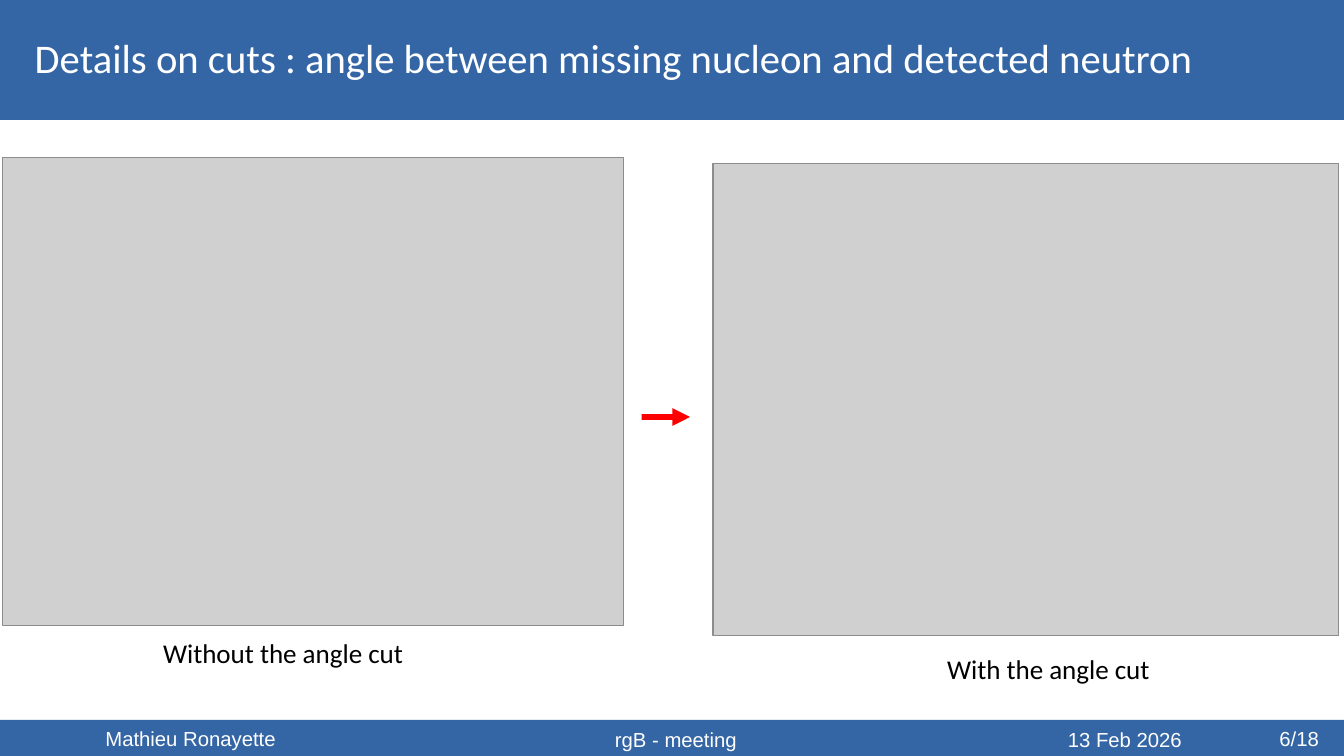
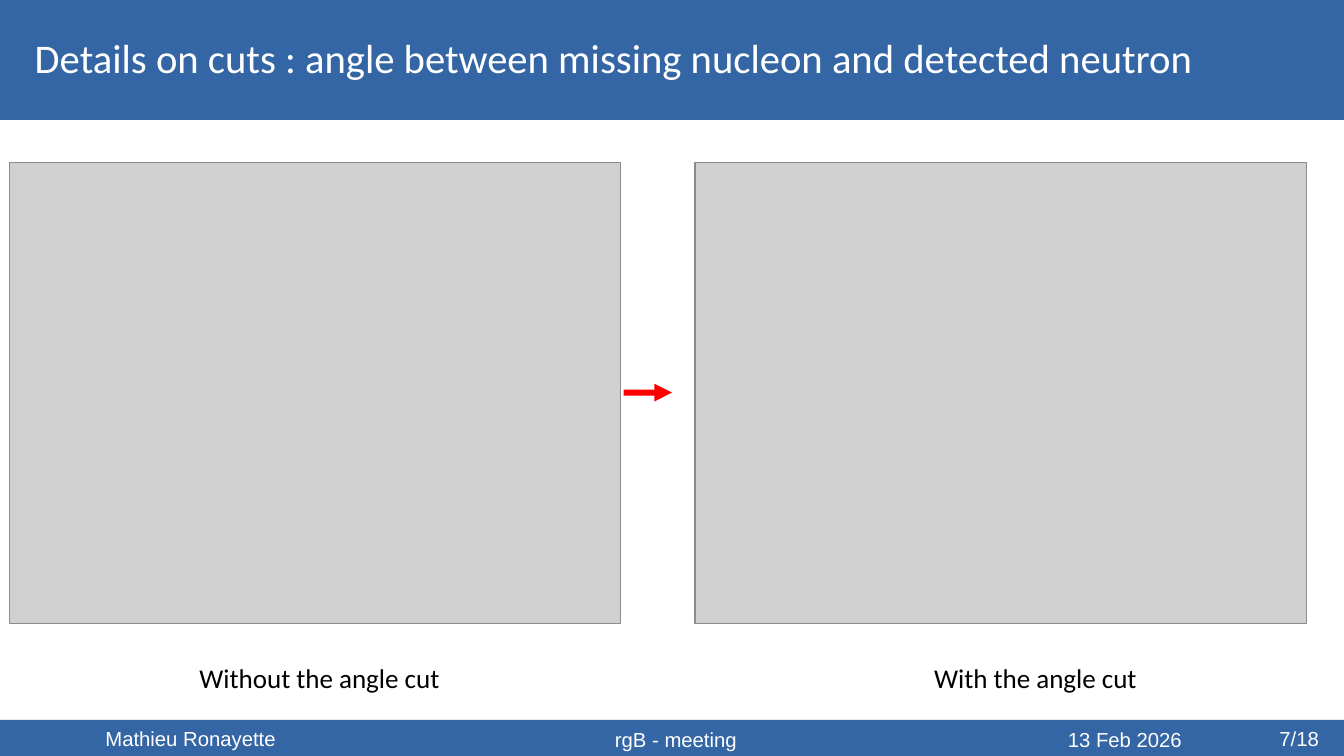
Before and after one commit to mathieuryt/phi_analysis, a slide deck: slide 7 of electroproduction/presentations/ClasMeeting_ronayette.odp. Drawn at 1344x756 pixels with LibreOffice and Linux fonts; fonts in the diff are those of the drawing; grey boxes stand for pictures. Boxes give left, top, right and bottom in pixels: in the first picture for what was removed or moved away, otherwise in the second. Text is boxed around its words. In the diff, an @@ line names an element or a change of style, - is before the commit and + after.

```diff
--- a/electroproduction/presentations/ClasMeeting_ronayette.odp
+++ b/electroproduction/presentations/ClasMeeting_ronayette.odp
@@ picture: place and size @@
-picture at <box>2,157,623,626</box>
+picture at <box>10,162,621,623</box>
@@ picture: place and size @@
-picture at <box>713,163,1339,635</box>
+picture at <box>695,162,1306,623</box>
@@ arrow moved from (690, 417) - (642, 417) to (672, 393) - (624, 393) @@
@@ text "Without the angle cut": place and size @@
-text "Without the angle cut" at <box>163,644,403,668</box>
+text "Without the angle cut" at <box>199,669,440,693</box>
@@ text "With the angle cut": place and size @@
-text "With the angle cut" at <box>947,660,1150,684</box>
+text "With the angle cut" at <box>934,669,1137,693</box>
@@ text at <box>1279,731,1318,747</box>: text changed @@
-6/18
+7/18
```
Also in this commit, not shown: 15 other slides changed, 3 slides added.
